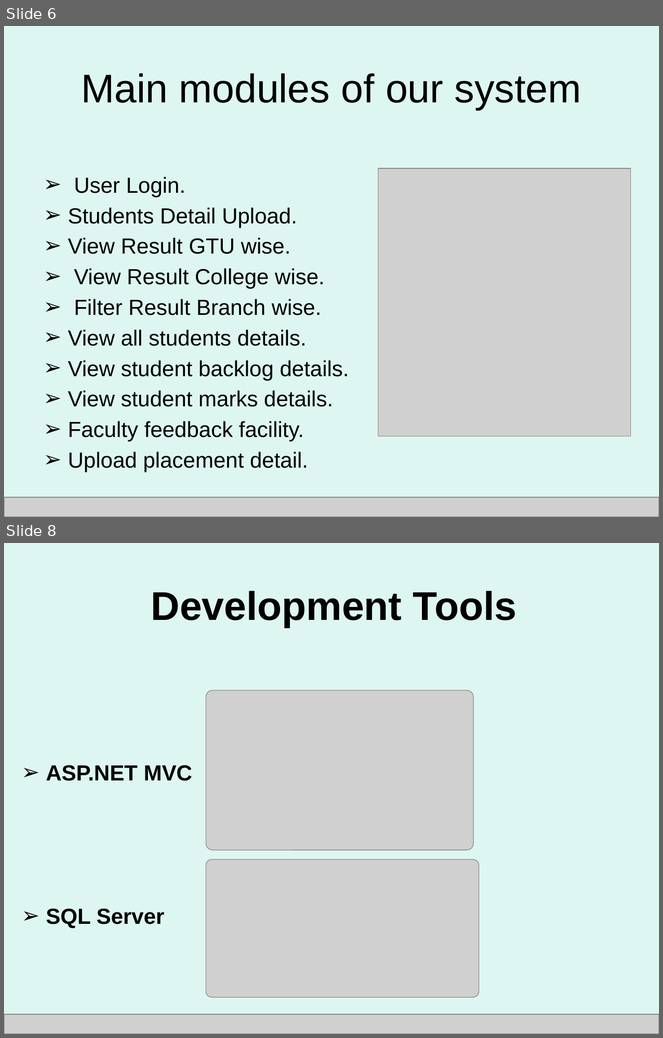
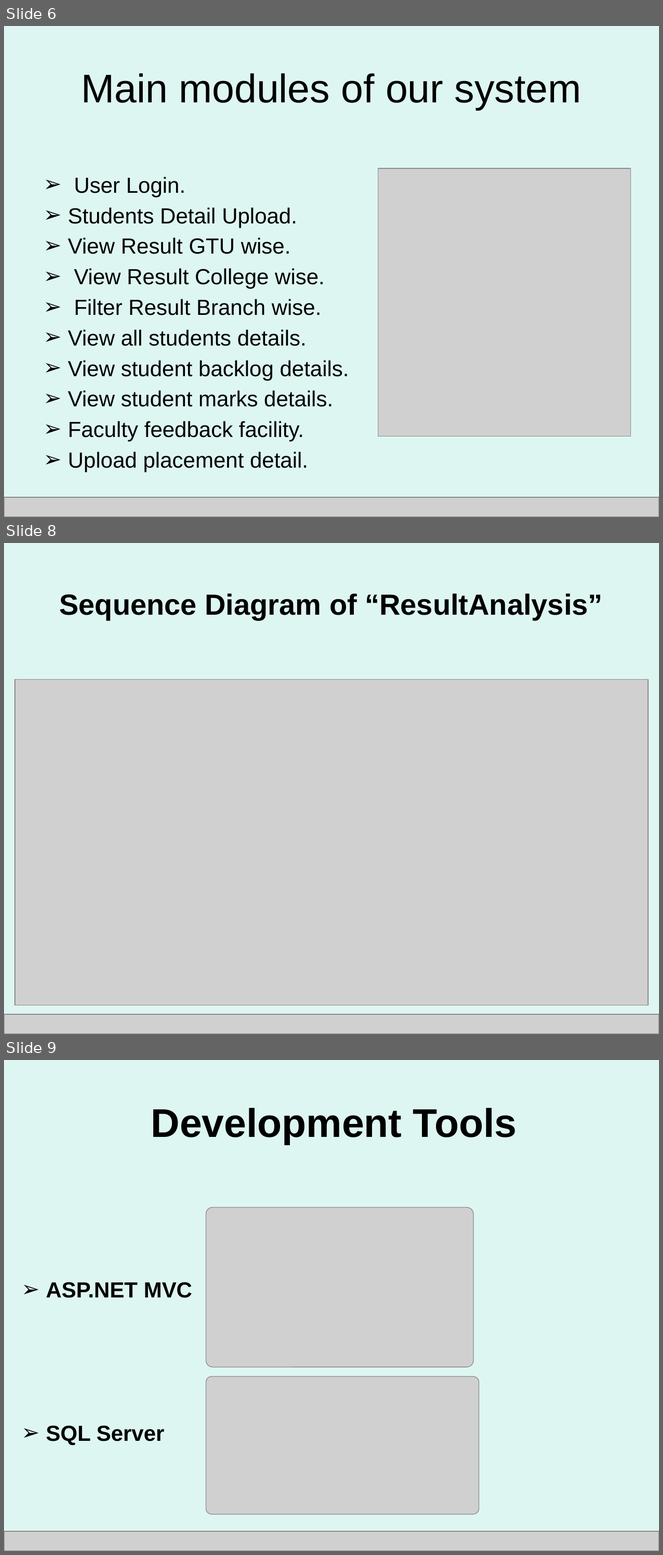
Before and after one commit to saurabhshukla123/Work, a slide deck: resultanalysis presentation/resultAnalysis.pptx. Shown one above the other, each under a label of ours: slides 6 and 8 before the commit, slides 6, 8 and 9 after it; the slides between them are not shown. The pictures are 663x1038 and 663x1555 pixels, drawn with LibreOffice and Linux fonts; fonts in the diff are those of the drawing; grey boxes stand for pictures; background and template pictures are left out. Boxes give left, top, right and bottom in pixels: in the first picture for what was removed or moved away, otherwise in the second. Text is boxed around its words. In the diff, an @@ line names an element or a change of style, - is before the commit and + after.

```diff
--- a/resultanalysis presentation/resultAnalysis.pptx
+++ b/resultanalysis presentation/resultAnalysis.pptx
@@ slide 8 added at [4,543,659,1034], background picture (left out) @@
@@ title added at [60,593,603,620], 32 pt, text #000000, bold @@
+Sequence Diagram of “ResultAnalysis”
@@ picture added at [15,679,649,1006] @@
@@ picture added at [4,1015,659,1034] @@
@@ what was slide 8 is now slide 9 @@
```
Also in this commit, not shown: 4 slides changed, 3 other slides added, 1 slide removed.
